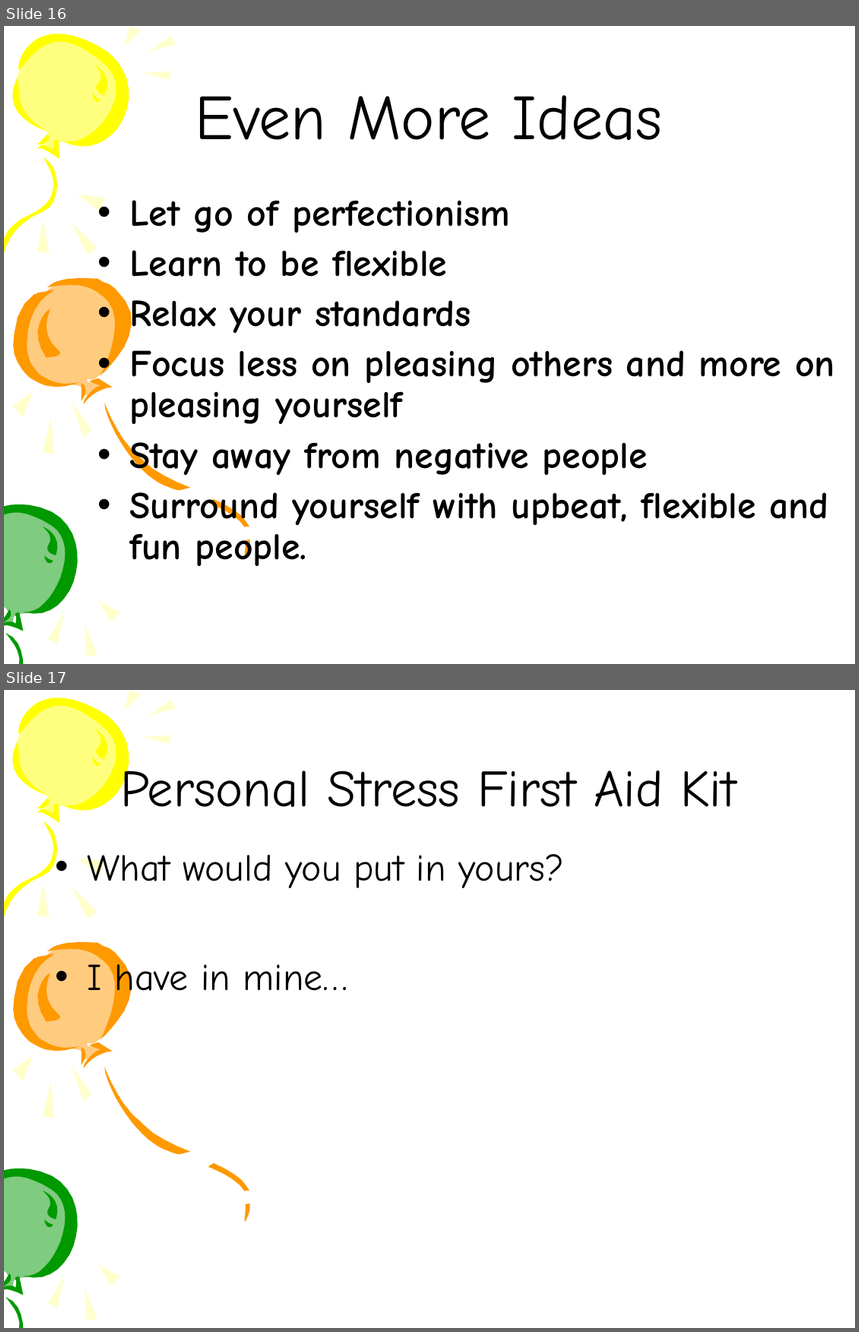
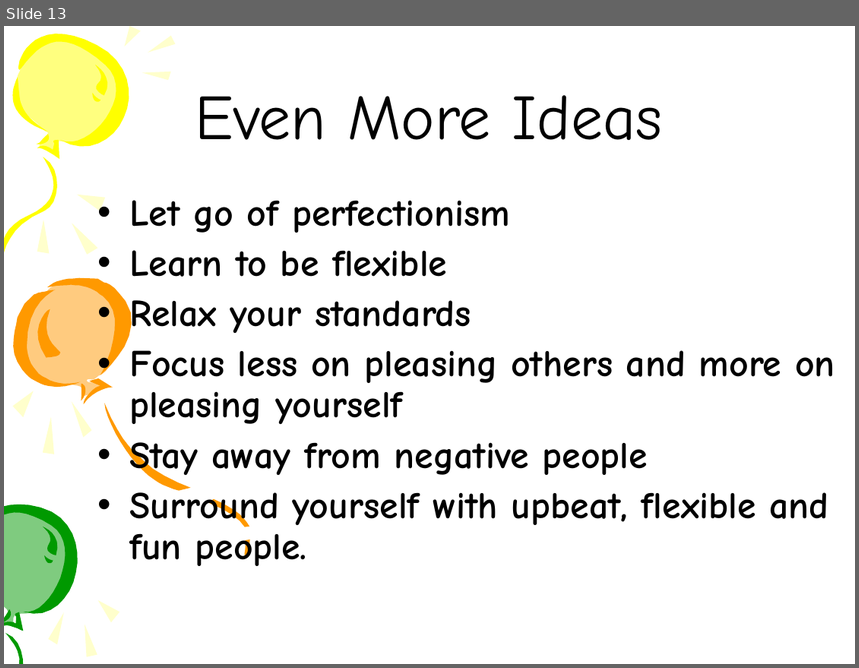
Before and after one commit to sangeethaN/springg, a slide deck: Keeping all your balloons in the air ksac2009.ppt. Shown one above the other, each under a label of ours: slides 16 and 17 before the commit, slide 13 after it. The pictures are 859x1332 and 859x668 pixels, drawn with LibreOffice and Linux fonts; fonts in the diff are those of the drawing. Boxes give left, top, right and bottom in pixels: in the first picture for what was removed or moved away, otherwise in the second. Text is boxed around its words. In the diff, an @@ line names an element or a change of style, - is before the commit and + after.

```diff
--- a/Keeping all your balloons in the air ksac2009.ppt
+++ b/Keeping all your balloons in the air ksac2009.ppt
@@ slide 17 removed at (4,690,855,1328), background #FFFFFF; not listed: 36 template elements that a slide beside it also shows @@
@@ title removed at (120,761,737,807) @@
-Personal Stress First Aid Kit
@@ text removed at (87,854,564,1002) @@
-• What would you put in yours?
-• I have in mine…
@@ what was slide 16 is now slide 13 @@
```
Also in this commit, not shown: 13 other slides changed, 1 slide added, 4 other slides removed.
